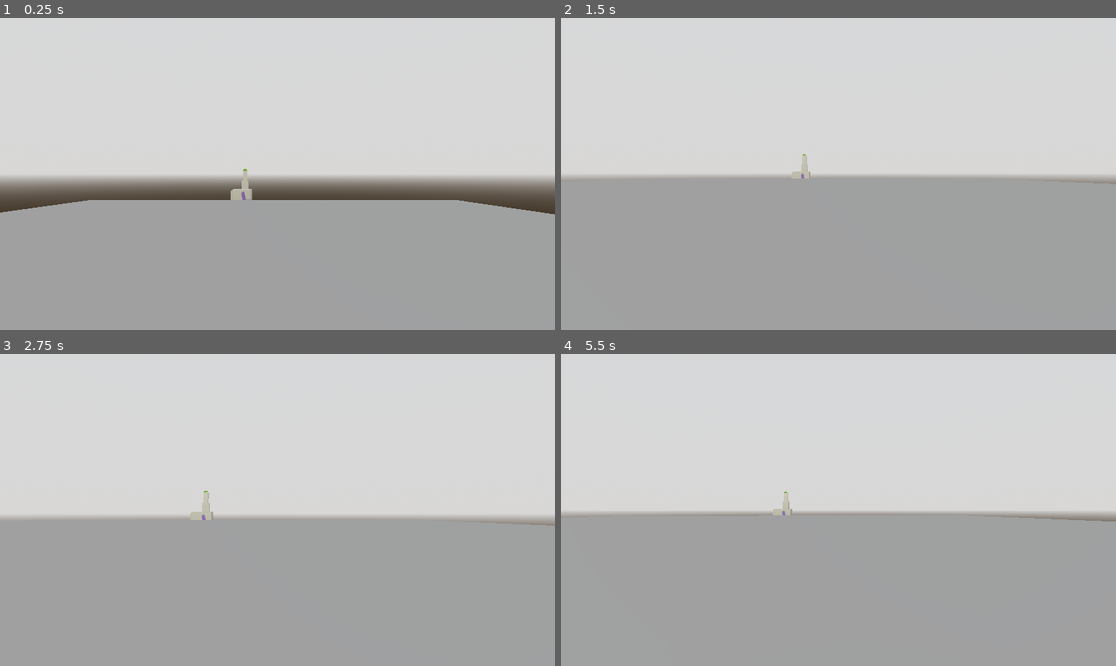
Above: before the commit, frames 1-4 (two rows, left to right).
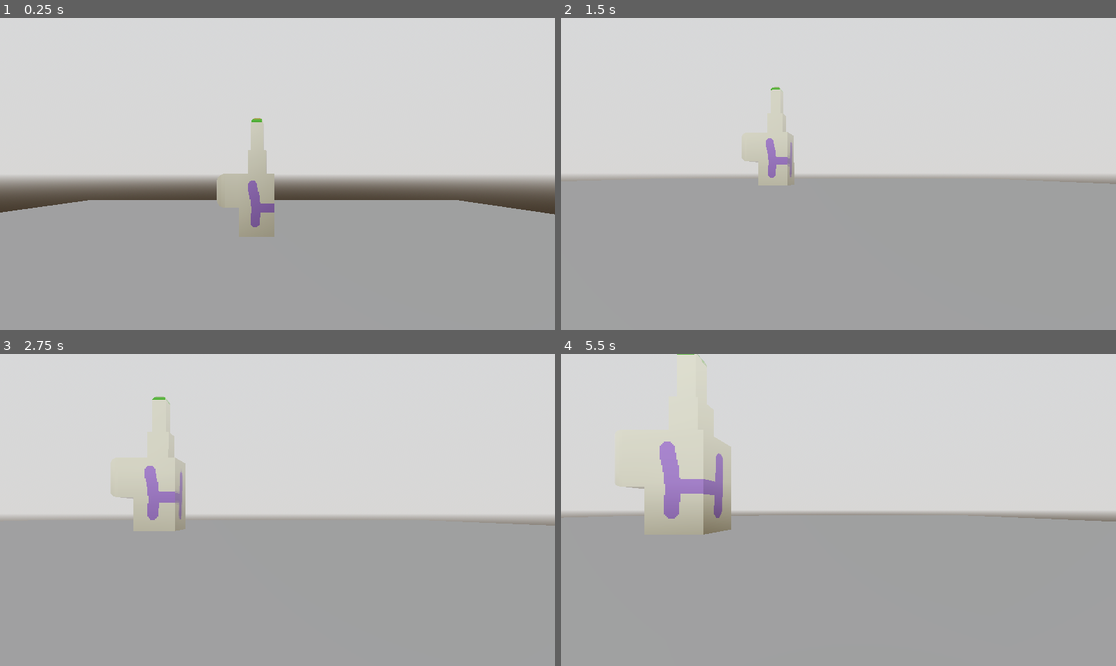
Above: after the commit, the same moments.

Repository: ChaffeyGameDevelopmentClub/Team-Terror-oct-2024
Game: Godot game, scene res://Player/Test World/test_level_player_movement_lol.tscn
Two runs of this game, one before a commit and one after it. Both use one fixed random seed, a clock stepped at 60 frames per second and the inputs below. The project has no main scene, so this scene is started directly.
Inputs (mouse positions are in pixels of both pictures, inside the frame that each line leads up to):
- Up to frame 1 (0.25 s): no input
- Up to frame 2 (1.5 s): tap Enter (ui_accept) at 0.5, 0.77 s; move the mouse to (960, 158) at 0.52 s; hold D (right) 0.53-1.28 s; hold Shift (sprint) 0.53-1.28 s; move the mouse to (810, 174) at 1.27 s; hold W (up) from 1.28 s (still down); tap P (test_inp_1) at 1.35 s
- Up to frame 3 (2.75 s): keep holding W (up); tap Enter (ui_accept) at 1.52 s; move the mouse to (288, 503) at 2.02 s; hold O (test_inp_2) from 2.03 s (still down)
- Up to frame 4 (5.5 s): keep holding W (up); move the mouse to (832, 516) at 2.77 s; release O (test_inp_2) at 2.78 s; tap Shift (sprint) at 2.85 s; tap Enter (ui_accept) at 3.02, 3.77, 4.52 s; move the mouse to (877, 513) at 3.52 s; hold P (test_inp_1) 3.53-4.28 s; move the mouse to (794, 506) at 4.27 s; tap O (test_inp_2) at 4.35 s; move the mouse to (844, 510) at 5.02 s; hold Shift (sprint) from 5.03 s (still down)

The runs differ from the first frame. In frame 1, 1.5% of the frame differs, in the area x 39-50%, y 32-71%; in frame 2, 1.2%; in frame 3, 2.0%; in frame 4, 3.3%, in the area x 9-42%, y 0-58%.

Commit message:
sound effects are kinda really cool

Diff:
--- a/Godot Files/team-terror/Player/Scripts for Player/player.tscn
+++ b/Godot Files/team-terror/Player/Scripts for Player/player.tscn
@@ -1,6 +1,8 @@
-[gd_scene load_steps=4 format=3 uid="uid://do73ciyy4senj"]
+[gd_scene load_steps=6 format=3 uid="uid://do73ciyy4senj"]
 
+[ext_resource type="AudioStream" uid="uid://tkgqyjo6rrr2" path="res://Assets/Player_SFX/walk.mp3" id="1_lgmok"]
 [ext_resource type="Script" path="res://Player/Scripts for Player/player_movement.gd" id="1_n3sex"]
+[ext_resource type="AudioStream" uid="uid://cm8fbo34x2p86" path="res://Assets/Player_SFX/run.mp3" id="2_iwfo3"]
 
 [sub_resource type="CylinderMesh" id="CylinderMesh_swd4v"]
 
@@ -9,8 +11,16 @@
 
 [node name="Player" type="Node3D"]
 
-[node name="CharacterBody3D" type="CharacterBody3D" parent="."]
+[node name="Run" type="AudioStreamPlayer" parent="."]
+stream = ExtResource("1_lgmok")
+
+[node name="Walk" type="AudioStreamPlayer" parent="."]
+stream = ExtResource("2_iwfo3")
+
+[node name="CharacterBody3D" type="CharacterBody3D" parent="." node_paths=PackedStringArray("Walk", "Run")]
 script = ExtResource("1_n3sex")
+Walk = NodePath("../Walk")
+Run = NodePath("../Run")
 
 [node name="MeshInstance3D" type="MeshInstance3D" parent="CharacterBody3D"]
 transform = Transform3D(0.1, 0, 0, 0, 0.1, 0, 0, 0, 0.1, 0, 0.110713, 0)
--- a/Godot Files/team-terror/Player/Scripts for Player/player_movement.gd
+++ b/Godot Files/team-terror/Player/Scripts for Player/player_movement.gd
@@ -1,6 +1,8 @@
 extends CharacterBody3D
 
-
+#SFX
+@export var Walk: AudioStreamPlayer
+@export var Run: AudioStreamPlayer
 #I didn't finish this oops
 const JUMP_VELOCITY = 4.5
 #Speed and camera sensitivity vars
@@ -12,7 +14,7 @@
 @onready var stamina=100
 @onready var isSprint= false
 @onready var isTired= false
-
+@onready var isSound= false
 #Camera effects
 @export var camera_fov =50
 @export var camera_color = 0
@@ -56,6 +58,7 @@
 		isTired=true
 	elif stamina>180:
 		isTired=false
+
 	move_and_slide()
 
 func _input(event: InputEvent) -> void:
@@ -71,4 +74,10 @@
 	else:
 		player_speed = 2.5
 		isSprint=false
+	if velocity.x!=0 and velocity.z!=0 and isSound != true:
+		isSound = true
+		Walk.play()
+		await(Walk.finished)
+		isSound=false
+		pass
 	pass
--- /dev/null
+++ b/Godot Files/team-terror/Player/Test World/test_level_player_movement_lol.gd
@@ -0,0 +1,18 @@
+extends Node3D
+
+@export var BackgroundTest: AudioStreamPlayer
+var isMusic = false
+# Called when the node enters the scene tree for the first time.
+func _ready() -> void:
+	pass
+
+
+# Called every frame. 'delta' is the elapsed time since the previous frame.
+func _process(delta: float) -> void:
+	if isMusic!=true:
+		isMusic = true
+		BackgroundTest.play()
+		await(BackgroundTest.finished)
+		isMusic=false
+		pass
+	pass
--- a/Godot Files/team-terror/Player/Test World/test_level_player_movement_lol.tscn
+++ b/Godot Files/team-terror/Player/Test World/test_level_player_movement_lol.tscn
@@ -1,7 +1,9 @@
-[gd_scene load_steps=14 format=3 uid="uid://bgiay576fyrov"]
+[gd_scene load_steps=16 format=3 uid="uid://bgiay576fyrov"]
 
 [ext_resource type="PackedScene" uid="uid://do73ciyy4senj" path="res://Player/Scripts for Player/player.tscn" id="1_2usqi"]
+[ext_resource type="Script" path="res://Player/Test World/test_level_player_movement_lol.gd" id="1_tgoim"]
 [ext_resource type="PackedScene" uid="uid://dqtpcs1xjo1fw" path="res://Assets/Werid.glb" id="2_ib0md"]
+[ext_resource type="AudioStream" uid="uid://c6bi1houv2e6x" path="res://Player/Test World/tick tock.mp3" id="4_qxjj1"]
 
 [sub_resource type="ProceduralSkyMaterial" id="ProceduralSkyMaterial_phl1p"]
 sky_top_color = Color(0.727955, 0.734064, 0.739278, 1)
@@ -38,7 +40,9 @@
 [sub_resource type="ConcavePolygonShape3D" id="ConcavePolygonShape3D_qoakb"]
 data = PackedVector3Array(1, 0, 1, -1, 0, 1, 1, 0, -1, -1, 0, 1, -1, 0, -1, 1, 0, -1)
 
-[node name="Node3D" type="Node3D"]
+[node name="Node3D" type="Node3D" node_paths=PackedStringArray("BackgroundTest")]
+script = ExtResource("1_tgoim")
+BackgroundTest = NodePath("TickTock")
 
 [node name="WorldEnvironment" type="WorldEnvironment" parent="."]
 environment = SubResource("Environment_c75y1")
@@ -82,10 +86,13 @@
 mesh = SubResource("CylinderMesh_q02m4")
 
 [node name="Werid" parent="." instance=ExtResource("2_ib0md")]
-transform = Transform3D(1, 0, 0, 0, 1, 0, 0, 0, 1, -1.984, -1.83335, -70.4299)
+transform = Transform3D(0.999991, 0, -0.00422368, 0, 1, 0, 0.00422368, 0, 0.999991, 2.08871, 0.63676, -35.8166)
 
 [node name="Player" parent="." instance=ExtResource("1_2usqi")]
 transform = Transform3D(1, 0, 0, 0, 1, 0, 0, 0, 1, 0.574406, 3.03502, -15.9033)
+
+[node name="TickTock" type="AudioStreamPlayer" parent="."]
+stream = ExtResource("4_qxjj1")
 
 [node name="MeshInstance3D5" type="MeshInstance3D" parent="."]
 transform = Transform3D(25, 0, 0, 0, 25, 0, 0, 0, 25, 0, 0, -36.0293)
Not shown, added: Godot Files/team-terror/Assets/Player_SFX/run.mp3.import
Not shown, added: Godot Files/team-terror/Assets/Player_SFX/walk.mp3.import
Not shown, added: Godot Files/team-terror/Player/Test World/tick tock.mp3.import
Not shown, added: Godot Files/team-terror/Assets/Player_SFX/run.mp3
Not shown, added: Godot Files/team-terror/Assets/Player_SFX/walk.mp3
Not shown, added: Godot Files/team-terror/Player/Test World/tick tock.mp3
